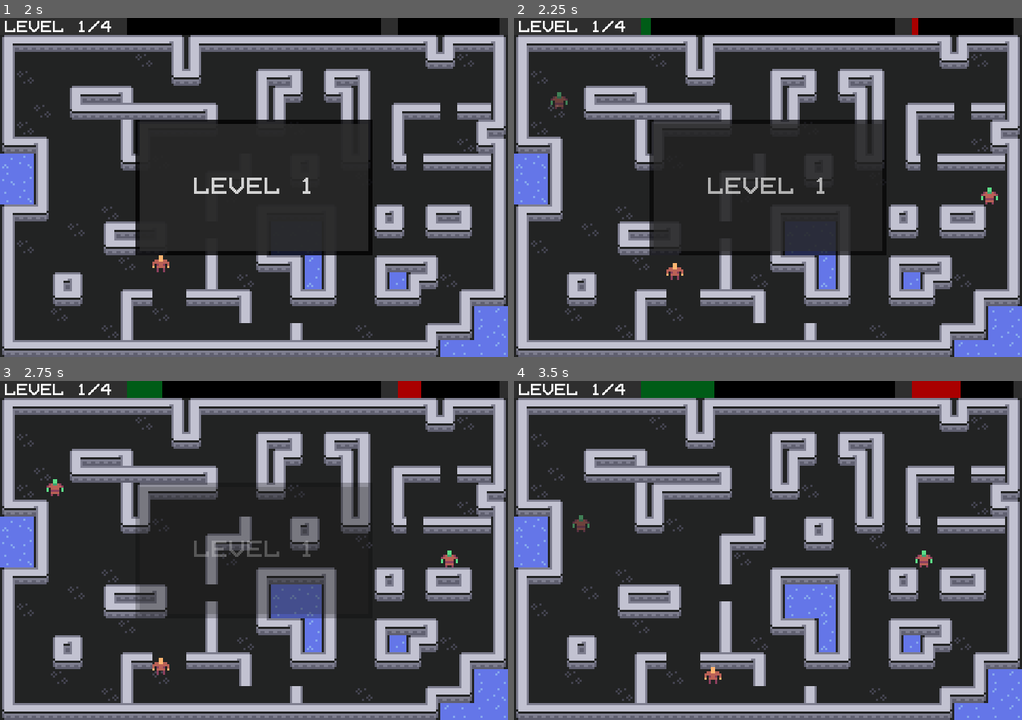
Above: before the commit, frames 1-4 (two rows, left to right).
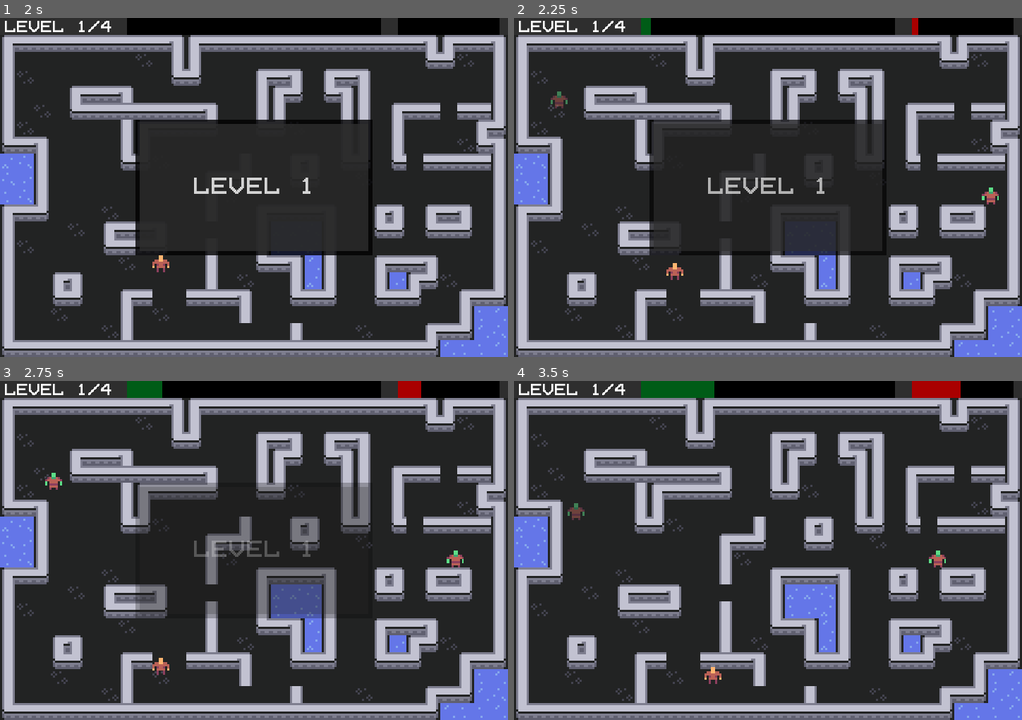
Above: after the commit, the same moments.

Repository: dbusteed/monster_maze
Game: Godot game, scene res://Scenes/StartMenu.tscn
The game is run twice, just before and just after one commit, with the same random seed, the same clock (stepped at 60 frames per second) and the same inputs.
Inputs:
- Up to frame 1 (2 s): click "START" at 0.5 s; tap Enter at 1.25 s; hold D (right) from 1.28 s (still down); hold Enter from 1.28 s (still down)
- Up to frame 2 (2.25 s): tap Space at 2 s; release D (right) at 2.03 s; release Enter at 2.03 s; hold S (down) from 2.03 s (still down); tap Enter at 2.1 s
- Up to frame 3 (2.75 s): keep holding S (down)
- Up to frame 4 (3.5 s): release S (down) at 2.78 s; hold D (right) from 2.78 s (still down); hold Enter from 2.78 s (still down)

Frame 1 is identical in both runs. In frame 2, less than 0.1% of the frame differs, in the area x 7-96%, y 21-55%; in frame 3, 0.3%; in frame 4, 0.4%, in the area x 10-85%, y 36-55%.

Commit message:
difficulty

Diff:
--- a/Scripts/Global.gd
+++ b/Scripts/Global.gd
@@ -7,26 +7,26 @@
 
 # [max_monsters, spawn_time, total_time]
 var _levels = [
-	[2, 3, 5],
-	[3, 3, 10],
-	[4, 3, 20],
-	[5, 3, 20],
+    [2, 3, 5],
+    [3, 3, 10],
+    [4, 3, 20],
+    [5, 3, 20],
 ]
 var levels = {}
 
 func _ready():
-	randomize()
+    randomize()
 
-	# create the levels dictionary. this is done dynamically so
-	# that you can edit the _levels array without making sure
-	# the keys match up
-	for i in range(0, _levels.size()):
-		levels[i+1] = _levels[i]
-	max_level = _levels.size()
+    # create the levels dictionary. this is done dynamically so
+    # that you can edit the _levels array without making sure
+    # the keys match up
+    for i in range(0, _levels.size()):
+        levels[i+1] = _levels[i]
+    max_level = _levels.size()
 
 
 func get_level_data():
-	if (!level in levels):
-		return []
-	else:
-		return levels[level]
+    if (!level in levels):
+        return []
+    else:
+        return levels[level]
--- a/Scripts/Monster.gd
+++ b/Scripts/Monster.gd
@@ -5,24 +5,25 @@
 
 var dir = null
 var path = null
+var speed = 20
 var target = null
 var next_step = null
 var velocity = Vector2.ZERO
 
 
 func _physics_process(delta):
-	if Global.playing:
-		path = nav.get_simple_path(global_position, player.global_position, false)
-		if path.size() > 2:
-			next_step = path[2]
-			dir = global_position.direction_to(next_step)
-			velocity = velocity.move_toward(dir * 25, 200 * delta)
+    if Global.playing:
+        path = nav.get_simple_path(global_position, player.global_position, false)
+        if path.size() > 2:
+            next_step = path[2]
+            dir = global_position.direction_to(next_step)
+            velocity = velocity.move_toward(dir * speed, 200 * delta)
 
-		if $SoftCollision.is_colliding():
-			velocity += $SoftCollision.get_push_vector() * delta * 100
+        if $SoftCollision.is_colliding():
+            velocity += $SoftCollision.get_push_vector() * delta * 100
 
-		velocity = move_and_slide(velocity)
+        velocity = move_and_slide(velocity)
 
 
 func blink():
-	$AnimationPlayer.play("Blink")
+    $AnimationPlayer.play("Blink")
--- a/Scripts/Player.gd
+++ b/Scripts/Player.gd
@@ -6,21 +6,21 @@
 var input_vector = Vector2.ZERO
 
 func _physics_process(delta):
-	if Global.playing:
-		input_vector = Vector2.ZERO
-		input_vector.x = Input.get_action_strength("right") - Input.get_action_strength("left")
-		input_vector.y = Input.get_action_strength("down") - Input.get_action_strength("up")
-		input_vector = input_vector.normalized()
+    if Global.playing:
+        input_vector = Vector2.ZERO
+        input_vector.x = Input.get_action_strength("right") - Input.get_action_strength("left")
+        input_vector.y = Input.get_action_strength("down") - Input.get_action_strength("up")
+        input_vector = input_vector.normalized()
 
-		if input_vector == Vector2.ZERO:
-			velocity = velocity.move_toward(Vector2.ZERO, 500 * delta)
-		else:
-			velocity = velocity.move_toward(input_vector * 30, 200 * delta)
+        if input_vector == Vector2.ZERO:
+            velocity = velocity.move_toward(Vector2.ZERO, 500 * delta)
+        else:
+            velocity = velocity.move_toward(input_vector * 30, 200 * delta)
 
-		velocity = move_and_slide(velocity)
+        velocity = move_and_slide(velocity)
 
 
 func _on_HurtBox_area_entered(_area):
-	var d = death_menu.instance()
-	get_node("/root/World").add_child(d)
-	Global.playing = false
+    var d = death_menu.instance()
+    get_node("/root/World").add_child(d)
+    Global.playing = false
--- a/Scripts/SoftCollision.gd
+++ b/Scripts/SoftCollision.gd
@@ -1,14 +1,14 @@
 extends Area2D
 
 func is_colliding():
-	var areas = get_overlapping_areas()
-	return areas.size() > 0
+    var areas = get_overlapping_areas()
+    return areas.size() > 0
 
 func get_push_vector():
-	var areas = get_overlapping_areas()
-	var push_vector = Vector2.ZERO
-	if is_colliding():
-		var area = areas[0]
-		push_vector = area.global_position.direction_to(global_position)
-		push_vector = push_vector.normalized()
-	return push_vector
+    var areas = get_overlapping_areas()
+    var push_vector = Vector2.ZERO
+    if is_colliding():
+        var area = areas[0]
+        push_vector = area.global_position.direction_to(global_position)
+        push_vector = push_vector.normalized()
+    return push_vector
--- a/Scripts/World.gd
+++ b/Scripts/World.gd
@@ -31,75 +31,75 @@
 
 
 func get_open_position():
-	var cells = tilemap.get_used_cells_by_id(open_tile_id)
-	var cell_pos
-	var filtered: Array = []
-	for cell in cells:
-		cell_pos = tilemap.map_to_world(cell)
-		if player.global_position.distance_to(cell_pos) >= spawn_buffer:
-			filtered.append(cell_pos)
-	filtered.shuffle()
-	return (filtered[0] + (Vector2.ONE * (Global.tile_size / 2)))
+    var cells = tilemap.get_used_cells_by_id(open_tile_id)
+    var cell_pos
+    var filtered: Array = []
+    for cell in cells:
+        cell_pos = tilemap.map_to_world(cell)
+        if player.global_position.distance_to(cell_pos) >= spawn_buffer:
+            filtered.append(cell_pos)
+    filtered.shuffle()
+    return (filtered[0] + (Vector2.ONE * (Global.tile_size / 2)))
 
 
 func spawn_monster():
-	var m = monster.instance()
-	m.position = get_open_position()
+    var m = monster.instance()
+    m.position = get_open_position()
 
-	monsters.add_child(m)
-	monster_count += 1
+    monsters.add_child(m)
+    monster_count += 1
 
-	if monster_count > max_monsters:
-		monsters.get_child(1).blink()
-		monsters.get_child(0).queue_free()
-		monster_count -= 1
+    if monster_count > max_monsters:
+        monsters.get_child(1).blink()
+        monsters.get_child(0).queue_free()
+        monster_count -= 1
 
 
 func _ready():
-	level_data = Global.get_level_data()
-	if level_data.size() == 0:
-		Global.playing = false
-		add_child(won_menu.instance())
-	else:
-		max_monsters = level_data[0]
-		spawn_time = level_data[1]
-		target_time = level_data[2]
+    level_data = Global.get_level_data()
+    if level_data.size() == 0:
+        Global.playing = false
+        add_child(won_menu.instance())
+    else:
+        max_monsters = level_data[0]
+        spawn_time = level_data[1]
+        target_time = level_data[2]
 
-		level_lbl.text = "level " + str(Global.level) + "/" + str(Global.max_level)
-		player.position = get_open_position()
+        level_lbl.text = "level " + str(Global.level) + "/" + str(Global.max_level)
+        player.position = get_open_position()
 
-		level_start_lbl.text = "level " + str(Global.level)
-		level_start_timer.start(1.5)
+        level_start_lbl.text = "level " + str(Global.level)
+        level_start_timer.start(1.5)
 
 
 func _on_LevelStartTimer_timeout():
-	Global.playing = true
+    Global.playing = true
 
-	level_start_timer.stop()
-	level_start_tween.interpolate_property(level_start_ui, "modulate", Color(1, 1, 1, .8), Color(1, 1, 1, 0), 1.0)
-	level_start_tween.start()
+    level_start_timer.stop()
+    level_start_tween.interpolate_property(level_start_ui, "modulate", Color(1, 1, 1, .8), Color(1, 1, 1, 0), 1.0)
+    level_start_tween.start()
 
-	for _i in range(max_monsters):
-		spawn_monster()
-	monsters.get_child(0).blink()
+    for _i in range(max_monsters):
+        spawn_monster()
+    monsters.get_child(0).blink()
 
-	monster_bar_tween.interpolate_property(monster_bar, "value", 0, 100, spawn_time)
-	monster_bar_tween.start()
-	portal_bar_tween.interpolate_property(portal_bar, "value", 0, 100, target_time)
-	portal_bar_tween.start()
+    monster_bar_tween.interpolate_property(monster_bar, "value", 0, 100, spawn_time)
+    monster_bar_tween.start()
+    portal_bar_tween.interpolate_property(portal_bar, "value", 0, 100, target_time)
+    portal_bar_tween.start()
 
 
 func _on_PortalBarTween_tween_completed(_object, _key):
-	var _portal = portal.instance()
-	add_child(_portal)
-	_portal.position = get_open_position()
-	_portal.fade_in()
+    var _portal = portal.instance()
+    add_child(_portal)
+    _portal.position = get_open_position()
+    _portal.fade_in()
 
 
 func _on_MonsterBarTween_tween_completed(_object, _key):
-	if Global.playing:
-		spawn_monster()
-		monster_bar_tween.interpolate_property(monster_bar, "value", 0, 100, spawn_time)
-		monster_bar_tween.start()
-	else:
-		monster_bar_tween.stop_all()
+    if Global.playing:
+        spawn_monster()
+        monster_bar_tween.interpolate_property(monster_bar, "value", 0, 100, spawn_time)
+        monster_bar_tween.start()
+    else:
+        monster_bar_tween.stop_all()
Not shown: 2 places in Scenes/Monster.tscn that only renumber resources
